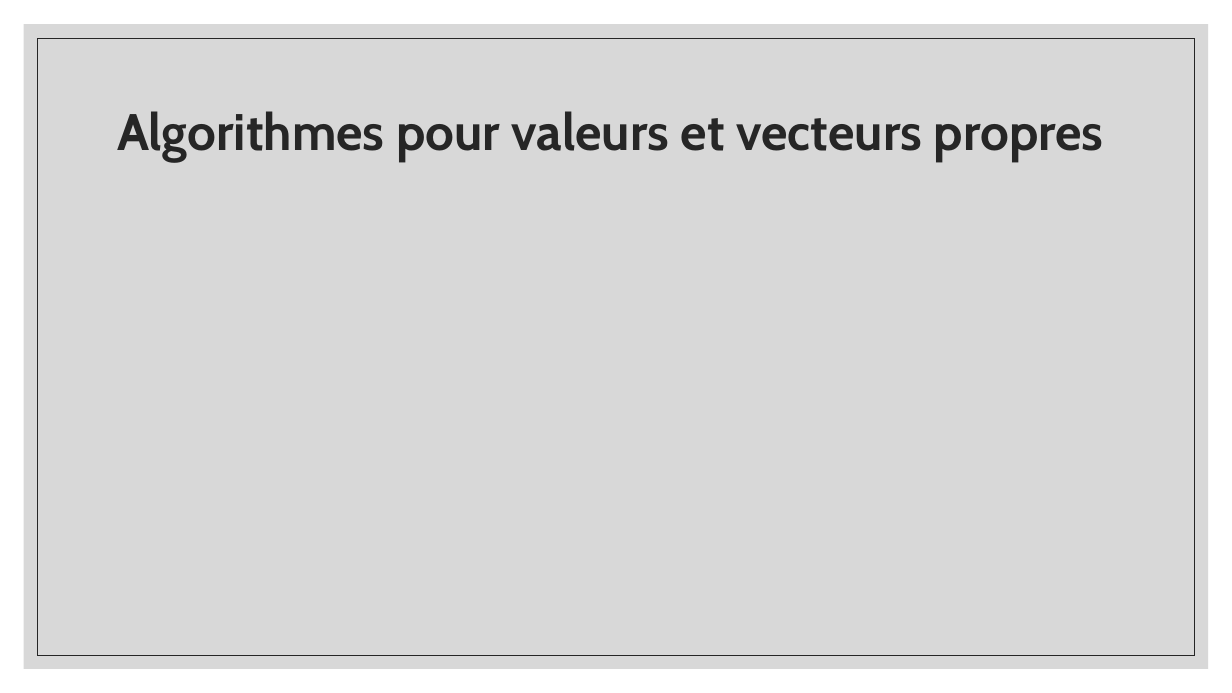
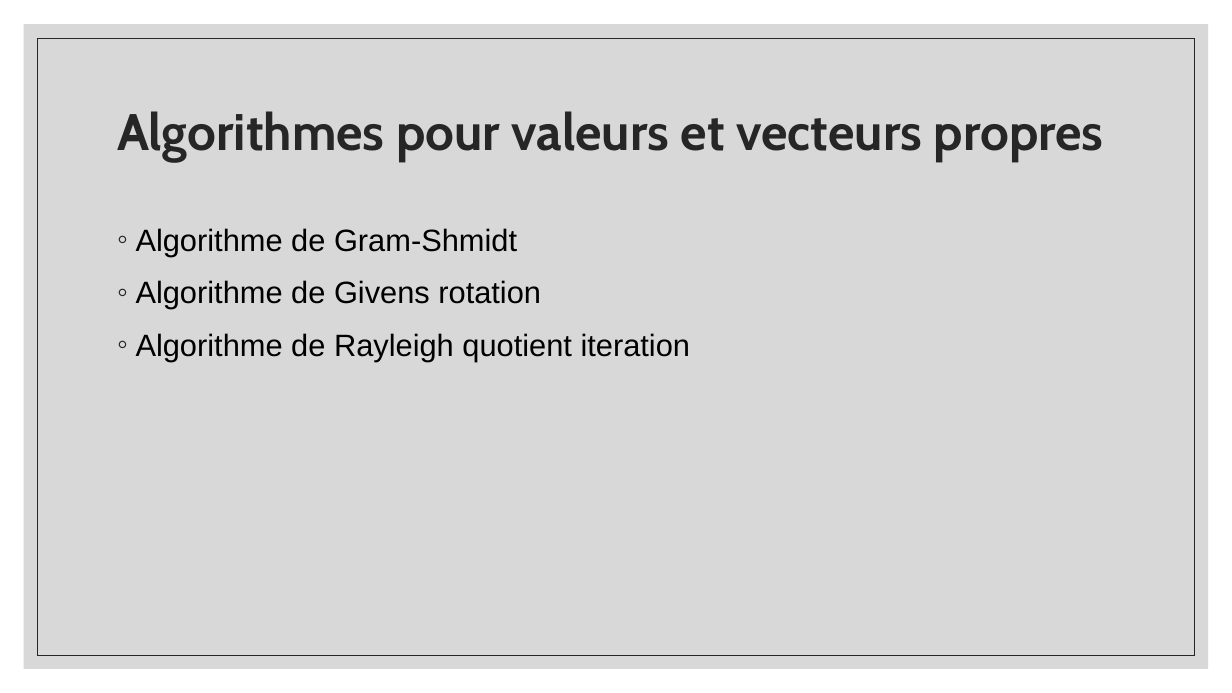
Before and after one commit to gahem1/Physique_Numerique, a slide deck: slide 8 of Solutions d’une équation aux valeurs propres.pptx. Drawn at 1232x693 pixels with LibreOffice and Linux fonts; fonts in the diff are those of the drawing. Boxes give left, top, right and bottom in pixels: in the first picture for what was removed or moved away, otherwise in the second. Text is boxed around its words. In the diff, an @@ line names an element or a change of style, - is before the commit and + after.

Commit message:
givens

```diff
--- a/Solutions d’une équation aux valeurs propres.pptx
+++ b/Solutions d’une équation aux valeurs propres.pptx
@@ text added at [136, 228, 691, 361], 24 pt, text #000000 @@
+◦ Algorithme de Gram-Shmidt
+◦ Algorithme de Givens rotation
+◦ Algorithme de Rayleigh quotient iteration
```
Also in this commit, not shown: 12 slides added.
